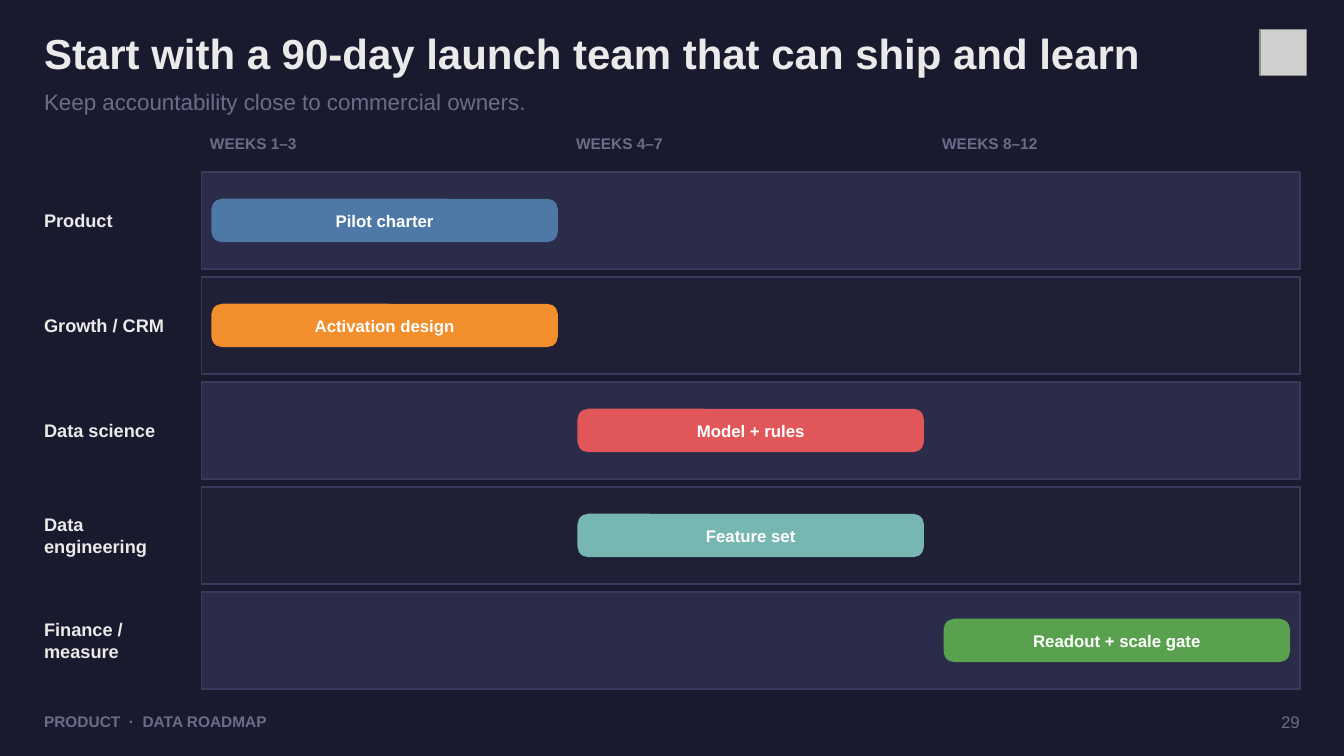
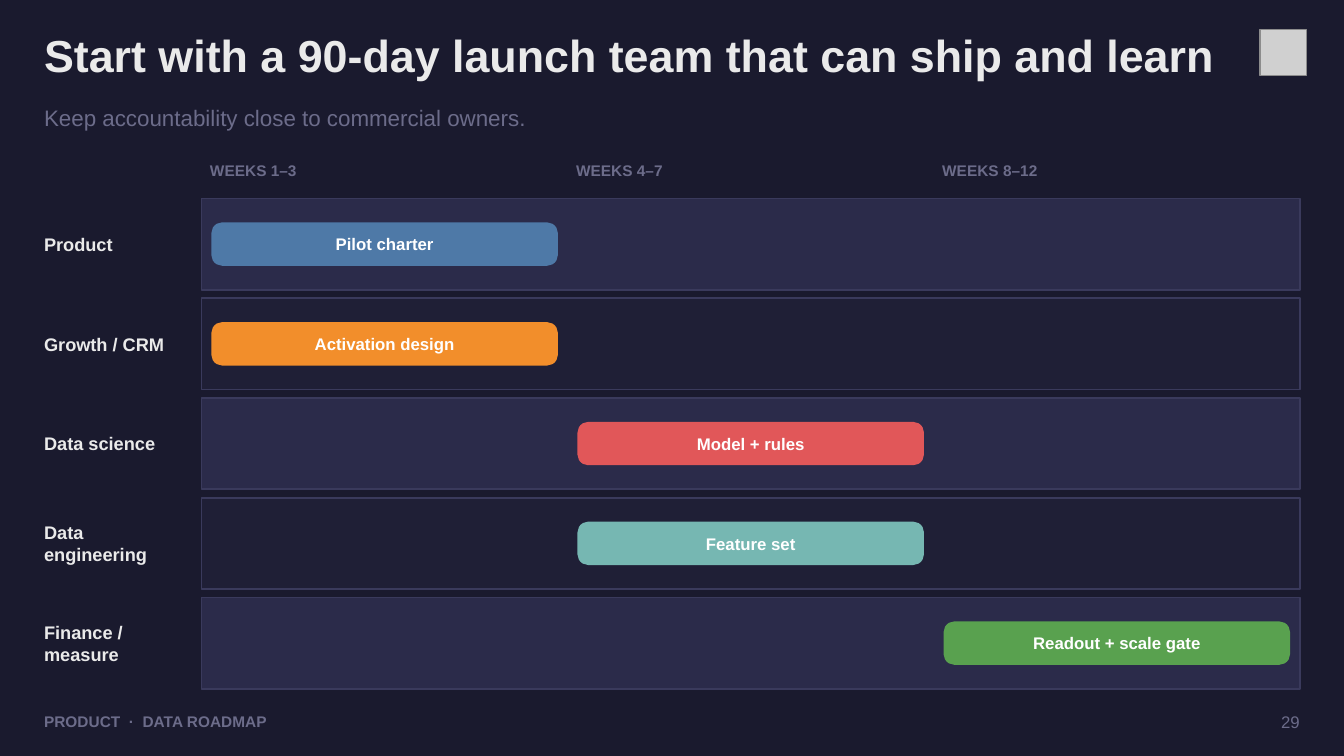
Before and after one commit to dhanesh123in/ppt-gen, a slide deck: slide 29 of examples/demo.pptx. Drawn at 1344x756 pixels with LibreOffice and Linux fonts; fonts in the diff are those of the drawing; grey boxes stand for pictures. Boxes give left, top, right and bottom in pixels: in the first picture for what was removed or moved away, otherwise in the second. Text is boxed around its words. In the diff, an @@ line names an element or a change of style, - is before the commit and + after.

```diff
--- a/examples/demo.pptx
+++ b/examples/demo.pptx
@@ text "Start with a 90-day launch ..." at [44,39,1213,81]: size 30 to 32 pt @@
@@ text "Product": place and size @@
-text "Product" at [44,213,113,227]
+text "Product" at [44,237,113,251]
@@ rectangle: place and size @@
-rectangle at [202,172,1301,269]
+rectangle at [202,199,1301,290]
@@ 4 texts, 1 rounded rectangle: place and size @@
-4 texts, 1 rounded rectangle at [210,138,1037,242]
+4 texts, 1 rounded rectangle at [210,165,1037,265]
@@ text "Growth / CRM": place and size @@
-text "Growth / CRM" at [44,318,164,332]
+text "Growth / CRM" at [44,337,164,351]
@@ rectangle: place and size @@
-rectangle at [202,277,1301,374]
+rectangle at [202,298,1301,390]
@@ rounded rectangle: place and size @@
-rounded rectangle at [212,304,557,347]
+rounded rectangle at [212,323,557,365]
@@ text "Activation design": place and size @@
-text "Activation design" at [315,320,454,336]
+text "Activation design" at [315,338,454,354]
@@ text "Data science": place and size @@
-text "Data science" at [44,423,155,437]
+text "Data science" at [44,436,155,450]
@@ rectangle: place and size @@
-rectangle at [202,382,1301,479]
+rectangle at [202,398,1301,490]
@@ 2 texts, 1 rounded rectangle: place and size @@
-2 texts, 1 rounded rectangle at [44,94,924,452]
+2 texts, 1 rounded rectangle at [44,110,924,465]
@@ text "Data engineering": place and size @@
-text "Data engineering" at [44,518,147,557]
+text "Data engineering" at [44,526,147,565]
@@ rectangle: place and size @@
-rectangle at [202,487,1301,584]
+rectangle at [202,498,1301,590]
@@ rounded rectangle: place and size @@
-rounded rectangle at [579,514,924,557]
+rounded rectangle at [579,522,924,565]
@@ text "Feature set": place and size @@
-text "Feature set" at [706,530,795,542]
+text "Feature set" at [706,538,795,550]
@@ rectangle: place and size @@
-rectangle at [202,593,1301,690]
+rectangle at [202,598,1301,690]
```
Also in this commit, not shown: 29 other slides changed, 14 other files.
